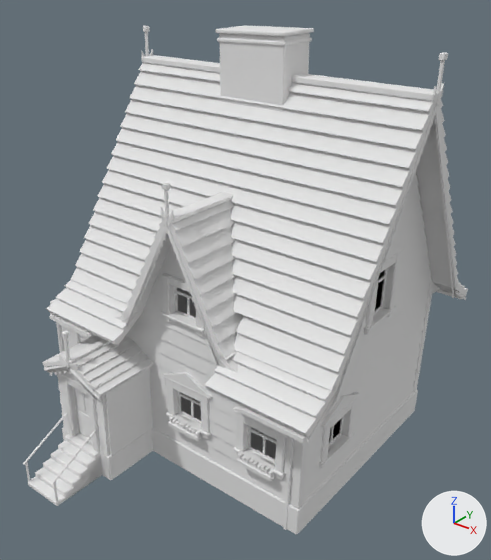
Two versions of the FBX model unity/Assets/Art/Buildings/harbour-row/bld_108_1989.fbx, one commit apart.
Camera for both pictures: a camera (50 mm lens) standing at (11.75, -15.44, 14.66) and looking at (0.23, -1.04, 5.73). Arrows for +X, +Y and +Z are at lower right; the lights stay in place. The older version comes first. Where no turn or scale is listed for an object, it has been applied to the vertices. Vertices at exactly the same position are counted once.

The first picture shows 'bld_108_1989'.
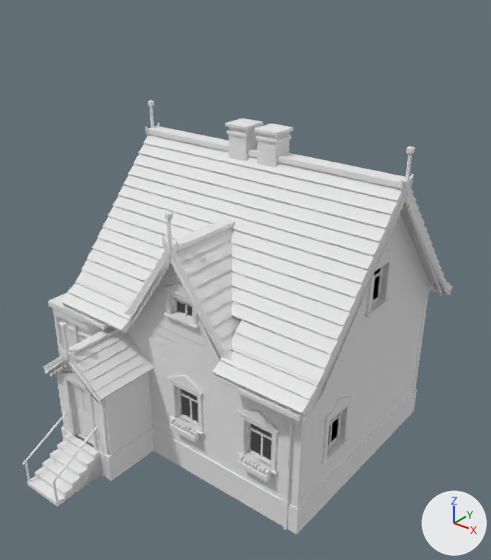
Changed parts and their boxes (x1, y1, x2, y2) in the pictures (491 x 560 px):
```json
{"object": "bld_108_1989", "change": "reshaped", "before": [23, 25, 468, 535], "after": [22, 100, 452, 534], "on screen": "15% shorter"}
{"part": 1, "of": "me_bld_108_1989", "change": "rebuilt", "before": [71, 63, 459, 391], "after": [76, 134, 446, 385], "on screen": "23% shorter"}
{"part": 2, "of": "me_bld_108_1989", "change": "rebuilt", "before": [143, 244, 207, 338], "after": [142, 264, 208, 338], "on screen": "21% shorter"}
{"part": 3, "of": "me_bld_108_1989", "change": "deleted", "before": [23, 25, 468, 535]}
{"part": 4, "of": "me_bld_108_1989", "change": "cut back", "before": [25, 33, 432, 530], "after": [22, 100, 452, 534]}
```

Scene script edits in JSON lines:
```json
{"block": "me_bld_108_1989", "where": "# used by ob_bld_108_1989; location = (0.0, 0.0, 0.0)"}
{"op": "remove", "block": "me_bld_108_1989", "code": "me_bld_108_1989.from_pydata(...)  # 6376 vertices, 6450 faces; spans x -6.13..5.22, y -7.17..4.78, z 0.0..12.78"}
{"op": "add", "block": "me_bld_108_1989", "code": "me_bld_108_1989.from_pydata(...)  # 6494 vertices, 6629 faces; spans x -6.2..4.69, y -7.18..4.35, z 0.0..10.29"}
{"block": "me_bld_108_1989", "change": "me_bld_108_1989 part 1: the loose piece of 208 vertices spanning x -4.73..5.12, y -3.72..3.76, z 5.12..11.54 is rebuilt with 196 vertices and now spans x -4.52..4.6, y -3.66..3.67, z 5.13..9.31"}
{"block": "me_bld_108_1989", "change": "me_bld_108_1989 part 2: the loose piece of 108 vertices spanning x -1.61..1.85, y -3.58..-3.33, z 5.12..8.5 is rebuilt with 114 vertices and now spans x -1.71..1.76, y -3.57..-3.35, z 5.13..7.59"}
{"block": "me_bld_108_1989", "change": "me_bld_108_1989 part 3: 293 loose pieces with 3390 vertices, spanning x -6.13..5.22, y -7.17..4.78, z 0.0..12.78, are deleted"}
{"block": "me_bld_108_1989", "change": "me_bld_108_1989 part 4: 6 vertices moved within x -6.02..2.26, y -3.59..3.5, z 0.94..3.79; 2454 vertices removed from x -6.03..4.36, y -7.12..3.73, z 0.0..12.68; 5968 vertices added at x -6.2..4.69, y -7.18..4.35, z 0.0..10.29"}
{"block": "me_bld_108_1989", "change": "other edits to the shape of me_bld_108_1989 do not show in these pictures"}
```
